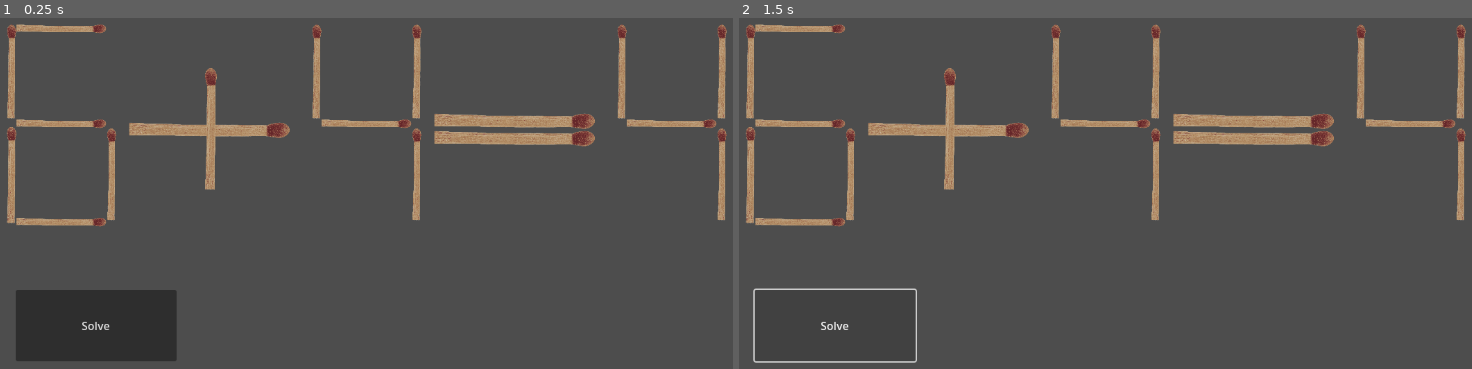
Above: before the commit, frames 1-2 (left to right).
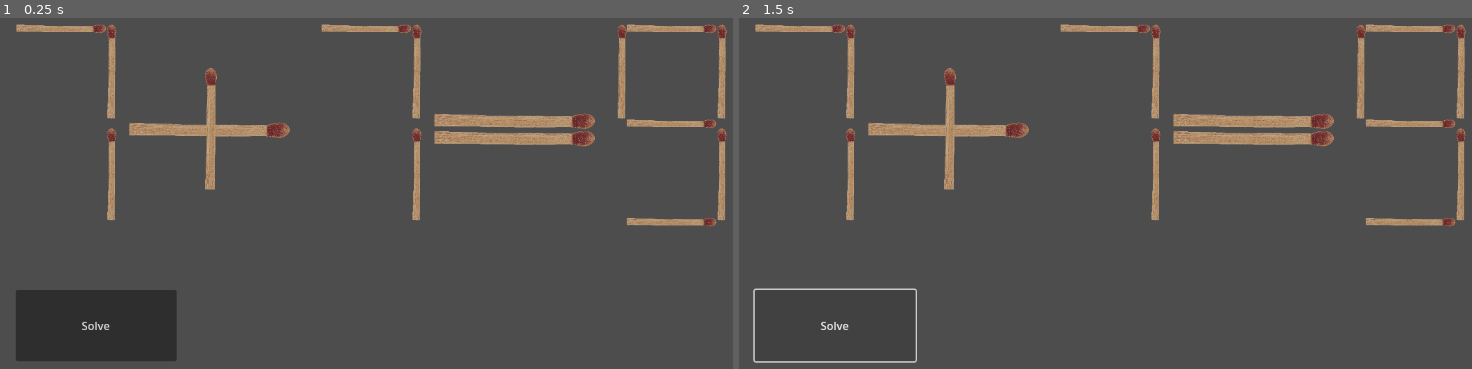
Above: after the commit, the same moments.

Repository: Cofica17/MatchsticksPuzzles
Game: Godot game, scene res://generator/Generator.tscn
The game is run twice, just before and just after one commit, with the same random seed, the same clock (stepped at 60 frames per second) and the same inputs.
Inputs:
- Up to frame 1 (0.25 s): no input
- Up to frame 2 (1.5 s): click "Solve" at 0.5 s; click "Solve" at 1.25 s

The runs differ from the first frame. In frame 1, 2.5% of the frame differs, in the area x 0-98%, y 1-60%; in frame 2, 2.5%.

Commit message:
added solve algorithm

Diff:
--- a/generator/Generator.gd
+++ b/generator/Generator.gd
@@ -8,46 +8,30 @@
 
 func solve_algorithm():
 	for c in container.get_children():
-		var org_arr = c.data.duplicate()
-		var counter_i = 0
-
-		#Take each match one by one
-		for i in c.data:
-			if i is Array:
-				var counter_j = 0
-				for j in i:
-					if j == 1:
-						c.data[counter_i][counter_j] = 0
-					counter_j += 1
-			else:
-				if i == 1:
-					c.data[counter_i] = 0
-
-			#If no match, place the one take in that place and try to solve the eq
-			for c2 in container.get_children():
-				var counter_j = 0
-				var org_arr2 = c2.data.duplicate()
-				for j in c2.data:
-					if j is Array:
-						var counter_k = 0
-						for k in j:
-							if k == 0:
-								c2.data[counter_j][counter_k] = 1
-								print(c2.data)
-								solve_eq()
-							counter_k += 1
-					else:
-						if j == 0:
-							c2.data[counter_j] = 1
-							solve_eq()
-					counter_j +=1
-				c2.data = org_arr2
-			counter_i += 1
-
-		c.data = org_arr
+		if c is MatchNumber:
+			var counter_column_data = 0
+			for column_data in c.data:
+				var counter_bit = 0
+				for bit in column_data:
+					if bit == 1:
+						c.data[counter_column_data][counter_bit] = 0
+						for c2 in container.get_children():
+							if c2 is MatchNumber:
+								var counter_column_data2 = 0
+								for column_data2 in c2.data:
+									var counter_bit2 = 0
+									for bit2 in column_data2:
+										if bit2 == 0:
+											c2.data[counter_column_data2][counter_bit2] = 1
+											solve_eq()
+											c2.data[counter_column_data2][counter_bit2] = 0
+										counter_bit2 += 1
+									counter_column_data2 += 1
+						c.data[counter_column_data][counter_bit] = 1
+					counter_bit += 1
+				counter_column_data += 1
 
 func solve_eq():
-	return
 	var eq = ""
 	var expected_result = container.get_child(container.get_child_count()-1).number
 	var ex = Expression.new()
@@ -58,19 +42,18 @@
 			break
 		if c is MatchNumber:
 			var num = c.get_number_from_data()
-			print(num)
-			if not num:
-				print("Invalid eq")
+			if num == null:
 				return
 			eq += str(num)
 		elif c is MatchOperator:
 			var op = c.get_operator_from_data()
-			if not op:
-				print("Invalid eq")
+			if op == null:
 				return
 			eq += op
 		counter += 1
 
-	print(eq)
 	if ex.parse(eq) == OK:
-		print(ex.execute())
+		var result = ex.execute()
+		if result == container.get_child(container.get_child_count()-1).get_number_from_data():
+			print("found the solution")
+			print(eq)
--- a/generator/Generator.tscn
+++ b/generator/Generator.tscn
@@ -27,7 +27,7 @@
 layout_mode = 2
 size_flags_horizontal = 3
 size_flags_vertical = 3
-number = 6
+number = 7
 
 [node name="MatchstickOperator" parent="VBoxContainer" instance=ExtResource("3_fc5li")]
 layout_mode = 2
@@ -36,7 +36,7 @@
 layout_mode = 2
 size_flags_horizontal = 3
 size_flags_vertical = 3
-number = 4
+number = 7
 
 [node name="MatchstickOperator2" parent="VBoxContainer" instance=ExtResource("3_fc5li")]
 layout_mode = 2
@@ -46,7 +46,7 @@
 layout_mode = 2
 size_flags_horizontal = 3
 size_flags_vertical = 3
-number = 4
+number = 9
 
 [node name="SolveBtn" type="Button" parent="."]
 layout_mode = 0
--- a/number_data.json
+++ b/number_data.json
@@ -1,112 +1,112 @@
 [
-    [
-        [
-            1,1
-        ],
-        [
-            1,0,1
-        ],
-        [
-            1,1
-        ]
-    ],
-    [
-        [
-            0,0
-        ],
-        [
-            0,0,0
-        ],
-        [
-            1,1
-        ]
-    ],
-    [
-        [
-            0,1
-        ],
-        [
-            1,1,1
-        ],
-        [
-            1,0
-        ]
-    ],
-    [
-        [
-            0,0
-        ],
-        [
-            1,1,1
-        ],
-        [
-            1,1
-        ]
-    ],
-    [
-        [
-            1,0
-        ],
-        [
-            0,1,0
-        ],
-        [
-            1,1
-        ]
-    ],
-    [
-        [
-            1,0
-        ],
-        [
-            1,1,1
-        ],
-        [
-            0,1
-        ]
-    ],
-    [
-        [
-            1,1
-        ],
-        [
-            1,1,1
-        ],
-        [
-            0,1
-        ]
-    ],
-    [
-        [
-            0,0
-        ],
-        [
-            1,0,0
-        ],
-        [
-            1,1
-        ]
-    ],
-    [
-        [
-            1,1
-        ],
-        [
-            1,1,1
-        ],
-        [
-            1,1
-        ]
-    ],
-    [
-        [
-            1,0
-        ],
-        [
-            1,1,1
-        ],
-        [
-            1,1
-        ]
-    ]
+	[
+		[
+			1,1
+		],
+		[
+			1,0,1
+		],
+		[
+			1,1
+		]
+	],
+	[
+		[
+			0,0
+		],
+		[
+			0,0,0
+		],
+		[
+			1,1
+		]
+	],
+	[
+		[
+			0,1
+		],
+		[
+			1,1,1
+		],
+		[
+			1,0
+		]
+	],
+	[
+		[
+			0,0
+		],
+		[
+			1,1,1
+		],
+		[
+			1,1
+		]
+	],
+	[
+		[
+			1,0
+		],
+		[
+			0,1,0
+		],
+		[
+			1,1
+		]
+	],
+	[
+		[
+			1,0
+		],
+		[
+			1,1,1
+		],
+		[
+			0,1
+		]
+	],
+	[
+		[
+			1,1
+		],
+		[
+			1,1,1
+		],
+		[
+			0,1
+		]
+	],
+	[
+		[
+			0,0
+		],
+		[
+			1,0,0
+		],
+		[
+			1,1
+		]
+	],
+	[
+		[
+			1,1
+		],
+		[
+			1,1,1
+		],
+		[
+			1,1
+		]
+	],
+	[
+		[
+			1,0
+		],
+		[
+			1,1,1
+		],
+		[
+			1,1
+		]
+	]
 ]
--- a/scripts/MatchNumber.gd
+++ b/scripts/MatchNumber.gd
@@ -23,9 +23,20 @@
 	var numbers_data = get_numbers_data()
 	var counter = 0
 	for number_data in numbers_data:
-		if number_data == data:
+		if arrays_equal(number_data, data):
 			return counter
 		counter += 1
+
+func arrays_equal(arr1, arr2):
+	for i in arr1.size():
+		if arr1[i] is Array and arr2[i] is Array:
+			if not arrays_equal(arr1[i], arr2[i]):
+				return false
+		else:
+			if arr1[i] != arr2[i]:
+				return false
+
+	return true
 
 func adjust_textures():
 	var counter = 0
